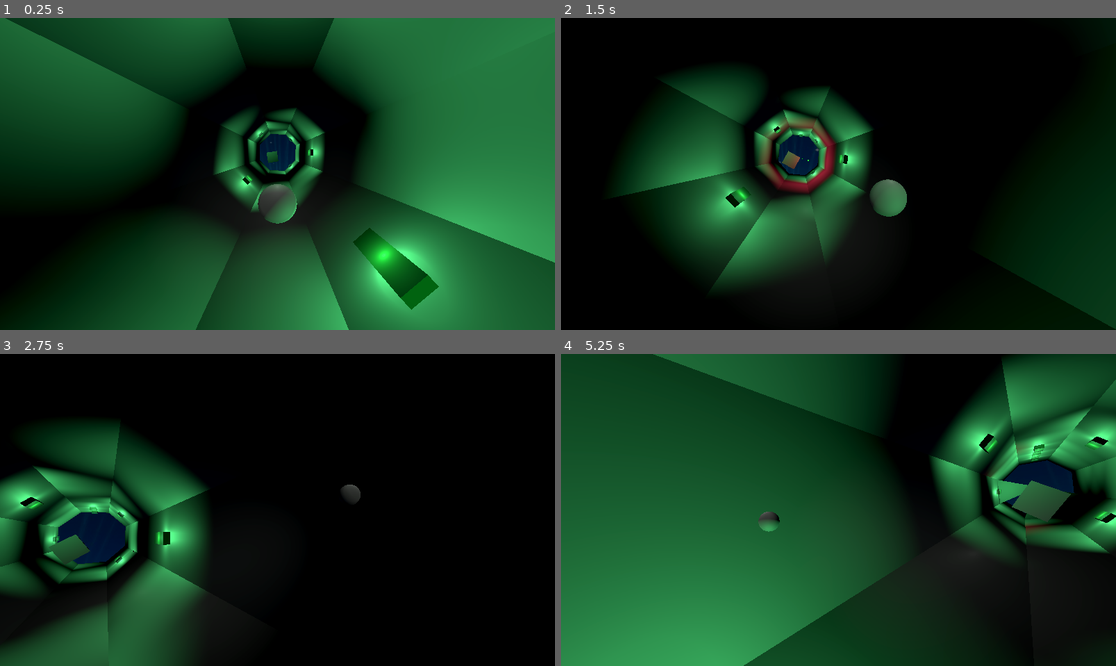
Above: before the commit, frames 1-4 (two rows, left to right).
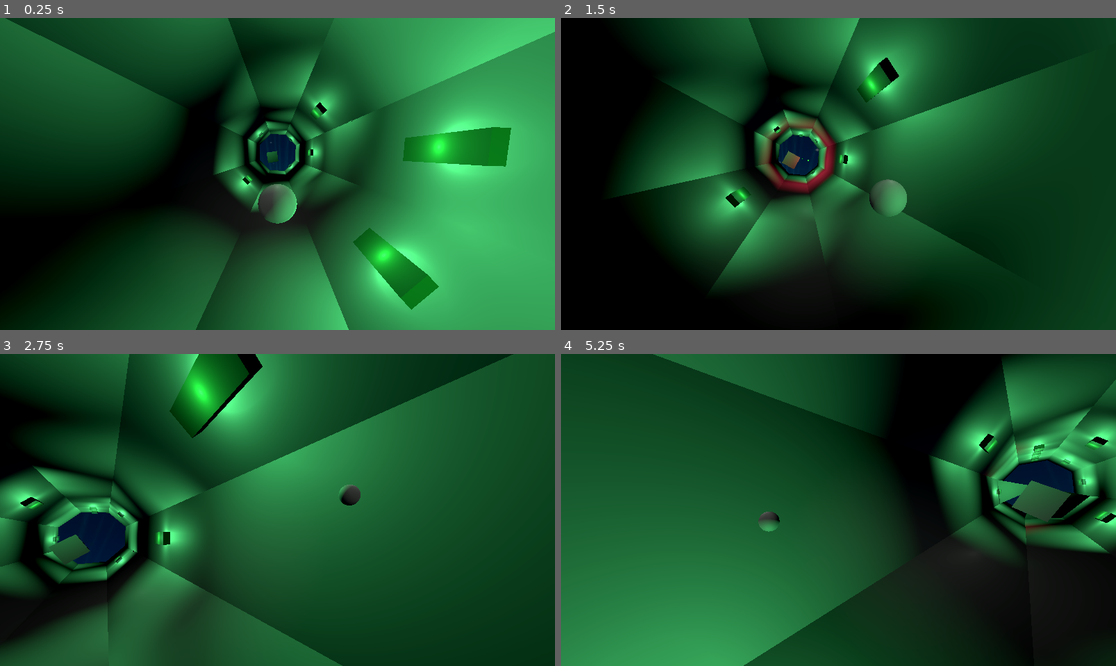
Above: after the commit, the same moments.

Repository: ilyaev/godot-tunnel-wave
Game: Godot game, scene res://world.tscn
The game is run twice, just before and just after one commit, with the same random seed, the same clock (stepped at 60 frames per second) and the same inputs.
Inputs:
- Up to frame 1 (0.25 s): no input
- Up to frame 2 (1.5 s): tap Enter (ui_accept) at 0.5, 0.77 s; hold Right (ui_right) 0.53-1.28 s; hold Down (ui_down) from 1.28 s (still down)
- Up to frame 3 (2.75 s): tap Enter (ui_accept) at 1.52 s; release Down (ui_down) at 2.03 s; hold Right (ui_right) from 2.03 s (still down)
- Up to frame 4 (5.25 s): release Right (ui_right) at 2.78 s; hold Up (ui_up) 2.78-3.53 s; tap Enter (ui_accept) at 3.02, 3.77, 4.52 s; hold Left (ui_left) 3.53-5.03 s; hold Down (ui_down) from 5.03 s (still down)

The runs differ from the first frame. In frame 1, 35% of the frame differs, in the area x 39-100%, y 0-100%; in frame 2, 43%; in frame 3, 72%, in the area x 0-100%, y 0-100%; in frame 4, 0.8%.

Commit message:
fix: tunnel/rocks visibility episodes

Diff:
--- a/globals/config.gd
+++ b/globals/config.gd
@@ -2,6 +2,7 @@
 
 var MAX_TUBE_SECTIONS = 12
 var TUBE_EPISODE_SIZE = 15
+var MAJOR_TUBE_EPISODE_SIZE = 30
 
 func _ready():
     pass
--- a/tunnel/obstacles/piewall/pie.gdshader
+++ b/tunnel/obstacles/piewall/pie.gdshader
@@ -11,8 +11,8 @@
 void vertex() {
 	vertex_position = (MODEL_MATRIX * vec4(VERTEX, 1.0)).xyz;
 	if (opening > 0.) {
-		VERTEX.x += abs(sin(y + TIME/2.) * opening);
-		VERTEX.y += abs(cos(y + TIME/3.) * opening);
+		VERTEX.x += abs(sin(y + TIME / 2.) * opening);
+		VERTEX.y += abs(cos(y + TIME / 3.) * opening);
 	}
 }
 
@@ -24,12 +24,12 @@
 	vec3 borderColorBlue = vec3(.1, .3, .9);
 
 	vec3 col = pow(.2/uv.x, 1.2) * borderColor;
-	col += pow(.2/abs(uv.y - 1.), 1.2) * borderColor;
-	col += pow((.5 + sin(x + TIME*3. + y)*.49)/abs(uv.y - uv.x), 1.2) * borderColorBlue;
+	col += pow(.2 / abs(uv.y - 1.), 1.2) * borderColor;
+	col += pow((.5 + sin(x + TIME * 3. + y) * .49) / abs(uv.y - uv.x), 1.2) * borderColorBlue;
 
 
 	if (uvSplit) {
-		col += pow(.2/abs((uv.y - uv.x - .5 + sin(TIME + y + x)*.3)), 1.2) * vec3(.9, .3, .1);
+		col += pow(.2 / abs((uv.y - uv.x - .5 + sin(TIME + y + x) * .3)), 1.2) * vec3(.9, .3, .1);
 	}
 
 	col /= 3.;
--- a/tunnel/rocks/rock.gdshader
+++ b/tunnel/rocks/rock.gdshader
@@ -20,8 +20,8 @@
 	float n = n21(vec2(x,y));
 	vec2 uv = fract(UV * vec2(3.,2.));
 
-	ALBEDO = pow(1.9/length(vertex_position + vec3(0.0,0.0, 4. + sin(TIME) * 3.)), 2.2) * vec3(0.9, 0.3, 0.1);
-	ALBEDO += max(vec3(0.), 31.2/pow(length(uv-.5), 2.2) * vec3(.9, .3, .1) * step(.9, n) * sin(TIME + y + x + n*3.));
+	ALBEDO = pow(1.9 / length(vertex_position + vec3(0.0,0.0, 4. + sin(TIME) * 3.)), 2.2) * vec3(0.9, 0.3, 0.1);
+	ALBEDO += max(vec3(0.), 31.2 / pow(length(uv - .5), 2.2) * vec3(.9, .3, .1) * step(.9, n) * sin(TIME + y + x + n * 3.));
 
 	ALPHA = 1. - smoothstep(-16., -18., vertex_position.z);
 }
--- a/tunnel/rocks/rocks.gd
+++ b/tunnel/rocks/rocks.gd
@@ -40,7 +40,7 @@
 
 		var angle = a_step * mesh.x + mesh.y*(2 * n)
 
-		angle += sin(T + rotatingN*5.)*step(.7, rotatingN)*(PI + PI/8*rotatingN)
+		angle += sin(T + rotatingN * 5.) * step(.7, rotatingN) * (PI + PI/8*rotatingN)
 
 		pos.x = sin(angle) * radius
 		pos.y = cos(angle) * radius
@@ -55,6 +55,12 @@
 			var mesh = get_child(i)
 			mesh.y += 1
 			mesh.set_instance_shader_parameter('y', float(mesh.y))
+			var major_episode = floor(mesh.y / GameConfig.MAJOR_TUBE_EPISODE_SIZE)
+			var major_noise = n21(Vector2(major_episode, GlobalNoise.seed * 3))
+			if major_noise > .5:
+				mesh.hide()
+			else:
+				mesh.show()
 		loop.x = current_z
 		loop.y = loop.x + depth
 
--- a/tunnel/tube/tube.gd
+++ b/tunnel/tube/tube.gd
@@ -73,6 +73,13 @@
 	else:
 		section.light.hide()
 
+	var major_episode = floor(section.y / GameConfig.MAJOR_TUBE_EPISODE_SIZE)
+	var major_noise = n21(Vector2(major_episode, GlobalNoise.seed * 3))
+	if major_noise > .5:
+		section.hide()
+	else:
+		section.show()
+
 
 func create_mesh():
 	for y in depth:
--- a/tunnel/tube/tubesection.gdshader
+++ b/tunnel/tube/tubesection.gdshader
@@ -22,23 +22,23 @@
 
 	float n = n21(vec2(y, 32.22));
 
-	ALBEDO = pow(.05/abs(uv.x-0.49), 3.2) * vec3(.9, .3, .1);
-	ALBEDO += pow(.05/abs(uv.y-0.49), 3.2) * vec3(.9, .3, .1);
+	ALBEDO = pow(.05 / abs(uv.x - 0.49), 3.2) * vec3(.9, .3, .1);
+	ALBEDO += pow(.05 / abs(uv.y - 0.49), 3.2) * vec3(.9, .3, .1);
 	ALBEDO /= 2.;
 
 	if (border) {
-		ALBEDO += pow(.05/abs(uv2.x-0.49), 3.2 - sin(TIME)) * vec3(.3, .9, .1);
-		ALBEDO += pow(.05/abs(uv2.y-0.49), 3.2) * vec3(.3, .9, .1);
+		ALBEDO += pow(.05 / abs(uv2.x - 0.49), 3.2 - sin(TIME)) * vec3(.3, .9, .1);
+		ALBEDO += pow(.05 / abs(uv2.y - 0.49), 3.2) * vec3(.3, .9, .1);
 	}
 
-	ALPHA = clamp(.5 - smoothstep(-15., -21., vertex_position.z)*.5, 0., 1.);
+	ALPHA = clamp(.5 - smoothstep(-15., -21., vertex_position.z) * .5, 0., 1.);
 
 	if (n > .5) {
 //		ALBEDO = vec3(1.- fract(n*3240.772), 1.- fract(n*102.12), 1. - fract(n*10.32));
 		ALBEDO = vec3(.9);
-		ALBEDO += pow(.05/abs(uv2.y-0.49), 3.2) * vec3(.3, .9, .1);
-		ALBEDO += pow(.05/abs(uv2.x-0.49), 3.2 - sin(TIME)) * vec3(.3, .9, .1);
-		ALPHA = clamp(.9 - smoothstep(-15., -21., vertex_position.z)*.9, 0., 1.);
+		ALBEDO += pow(.05 / abs(uv2.y - 0.49), 3.2) * vec3(.3, .9, .1);
+		ALBEDO += pow(.05 / abs(uv2.x - 0.49), 3.2 - sin(TIME)) * vec3(.3, .9, .1);
+		ALPHA = clamp(.9 - smoothstep(-15., -21., vertex_position.z) * .9, 0., 1.);
 	}
 
 }
